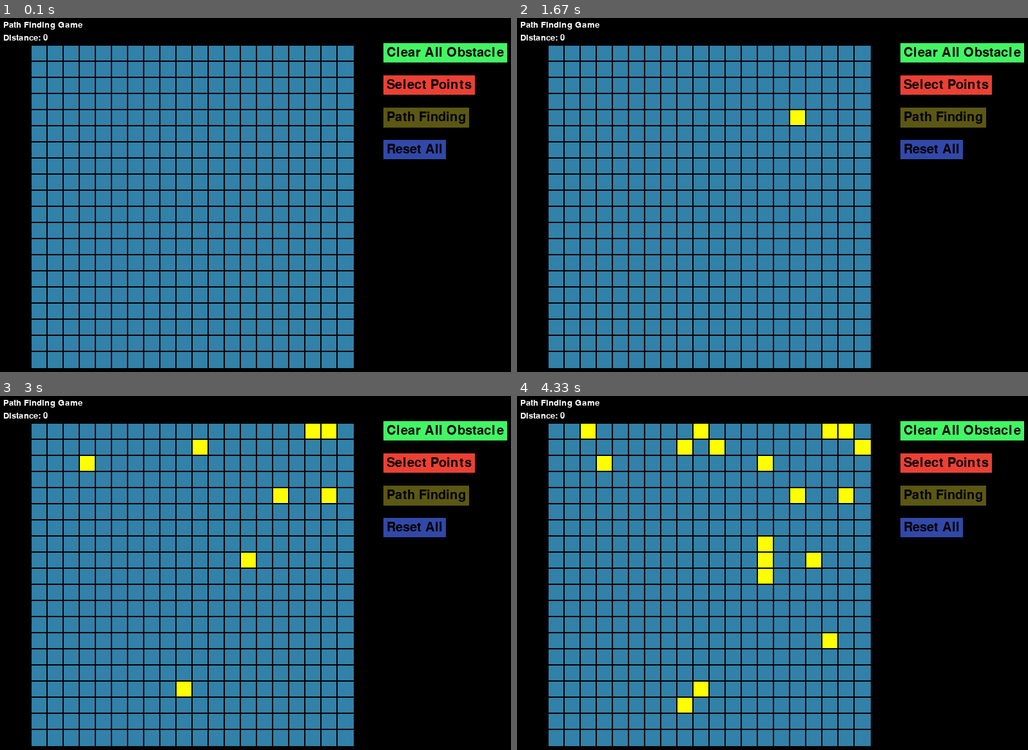
Above: before the commit, frames 1-4 (two rows, left to right).
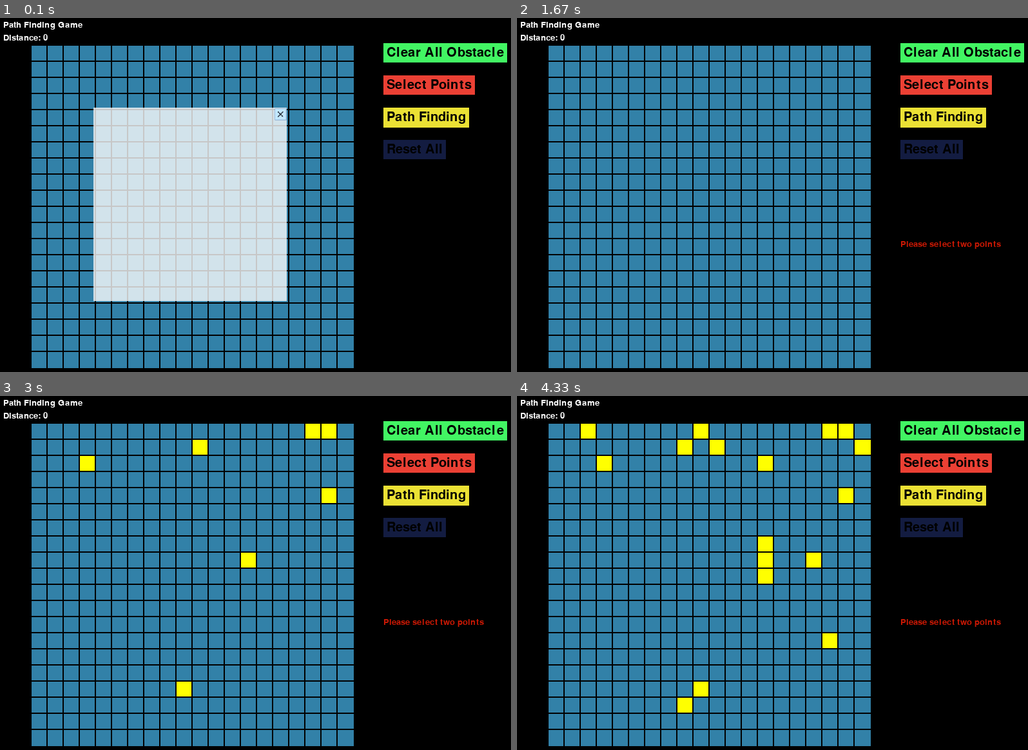
Above: after the commit, the same moments.

Repository: JonathanChan1234/Path-Finding-Python
Game: pygame game, started from ui/PathFindingGame.py
The game is run twice, just before and just after one commit, with the same random seed, the same clock (stepped at 60 frames per second) and the same inputs.
Inputs (mouse positions are in pixels of both pictures, inside the frame that each line leads up to):
- Up to frame 1 (0.1 s): no input
- Up to frame 2 (1.67 s): click (941, 117) at 0.38 s, where only the run after the commit has a clickable "Path Finding"; click (798, 113) at 1.22 s
- Up to frame 3 (3 s): press the mouse at (199, 449) at 1.7 s; move the mouse to (321, 498) at 1.8 s; release the mouse at (444, 551) at 1.93 s; press the mouse at (199, 449) at 2.03 s; move the mouse to (153, 477) at 2.13 s; release the mouse at (102, 509) at 2.27 s; press the mouse at (311, 431) at 2.37 s; move the mouse to (245, 562) at 2.47 s; release the mouse at (178, 696) at 2.6 s; press the mouse at (327, 431) at 2.7 s; move the mouse to (209, 445) at 2.8 s; release the mouse at (86, 463) at 2.93 s
- Up to frame 4 (4.33 s): press the mouse at (700, 431) at 3.03 s; move the mouse to (818, 551) at 3.13 s; release the mouse at (930, 675) at 3.27 s; press the mouse at (588, 431) at 3.37 s; move the mouse to (772, 466) at 3.47 s; release the mouse at (951, 505) at 3.6 s; press the mouse at (864, 449) at 3.7 s; move the mouse to (772, 576) at 3.8 s; release the mouse at (685, 703) at 3.93 s; press the mouse at (685, 449) at 4.03 s; move the mouse to (757, 544) at 4.13 s; release the mouse at (833, 636) at 4.27 s

The runs differ from the first frame. In frame 1, 22% of the frame differs, in the area x 18-92%, y 25-80%; in frame 2, 1.7%; in frame 3, 1.7%; in frame 4, 1.7%.

Commit message:
add game intro dialog and code refactoring

Diff:
--- a/algorithm/AStarNode.py
+++ b/algorithm/AStarNode.py
@@ -40,9 +40,9 @@
 
     def distance_debug(self):
         if self.g == sys.maxsize / 2 and self.h == sys.maxsize / 2:
-            return '(inf)'
+            return '(inf, inf)'
         else:
-            return f'({round(self.get_distance(), 2)})'
+            return f'({round(self.get_g(), 2)}, {round(self.get_h(), 2)})'
 
     def __deepcopy__(self, memodict={}):
         copyNode = AStarNode(self.x, self.y)
--- a/algorithm/astar_grid.py
+++ b/algorithm/astar_grid.py
@@ -68,9 +68,9 @@
     # if unvisited list is not empty and the destination node is not visited yet
     while not unvisited_list.is_empty() and not destination.get_visited():
         debug_unvisited_list(unvisited_list)
-        # the first current node should be the origin
         x, y = unvisited_list.pop()
         current_node = grid[y][x]
+        current_node.set_visited()
         print(f'Current AStarNode {str(current_node)}:')
         for neighbor in neighbors:
             neighbor_x = current_node.x + neighbor['coordinate'][0]
@@ -81,7 +81,7 @@
                                      destination,
                                      neighbor['distance'])
         search_result.append(copy.deepcopy(grid))
-        current_node.set_visited()
+
     path_found = destination.get_visited()
     return path_found, search_result
 
--- a/ui/PathFindingGame.py
+++ b/ui/PathFindingGame.py
@@ -2,6 +2,7 @@
 
 import pygame
 
+from ui_utility.UIDialog import UIDialog
 from ui_utility.UIManager import UIManager
 from ui.PathFindingGrid import PathFindingGrid
 from ui_utility.UIButton import UIButton
@@ -42,6 +43,7 @@
 
         self.messageText = UIText(self.manager, 600, 350, (201, 24, 4), font_size=20,
                                   text="", width=200)
+        self.dialog = UIDialog(self.manager, 300, 300, (255, 255, 255))
 
     def refresh(self):
         # Switch cursor in different mode
@@ -63,21 +65,28 @@
             self.startPathFindButton.set_enabled()
 
         # disable the clear obstacle and set maker button when the animation started
-        if self.grid.animation_started:
+        if self.grid.is_disabled():
             self.clearAllObstacleButton.set_disabled()
             self.setMarkerButton.set_disabled()
-            self.resetGridButton.set_disabled()
+            self.startPathFindButton.set_disabled()
         else:
             self.clearAllObstacleButton.set_enabled()
             self.setMarkerButton.set_enabled()
+            self.startPathFindButton.set_enabled()
+
+        # only enable the reset button when path finding is finished
+        if self.grid.is_path_find_finished():
             self.resetGridButton.set_enabled()
+        else:
+            self.resetGridButton.set_disabled()
 
         self.clock.tick(self.fps)
         pygame.display.update()
 
     def event_handle(self):
         for event in pygame.event.get():
-            self.grid.event_handler(event)
+            if not self.dialog.is_show():
+                self.grid.event_handler(event)
             self.manager.event_handler(event)
             if event.type == pygame.QUIT:
                 self.running = False
@@ -93,10 +102,13 @@
                         self.grid.start_path_find()
                 if event.component_id == self.resetGridButton.component_id:
                     self.grid.reset_grid()
+                if event.component_id == self.dialog.component_id:
+                    print(event)
+                    if event.event == UIDialog.CLOSE_BUTTON_CLICKED:
+                        self.dialog.dismiss()
 
     def switch_mode(self):
         self.grid.switch_mode()
-
 
 
 if __name__ == '__main__':
--- a/ui/PathFindingGrid.py
+++ b/ui/PathFindingGrid.py
@@ -35,7 +35,8 @@
         # True when the player is currently in selecting the origin/destination
         self.select_marker = False
         # The Path Finding is currently in progress
-        self.animation_started = False
+        self.disabled = False
+        self.path_find_finished = False
         self.markers: List[PathFindingNode] = []
         self.search_result: List[List[List[PathFindingNode]]] = []
 
@@ -95,15 +96,23 @@
     def switch_mode(self):
         self.select_marker = not self.select_marker
 
-    def set_animation_started(self, started: bool):
-        self.animation_started = started
+    def set_disabled(self, disabled: bool):
+        self.disabled = disabled
+
+    def is_disabled(self):
+        return self.disabled
+
+    def set_path_find_finished(self, finished: bool):
+        self.path_find_finished = finished
+
+    def is_path_find_finished(self):
+        return self.path_find_finished
 
     def start_path_find(self):
         if len(self.markers) != 2:
             raise Exception("Missing Origin/Destination Point")
-        self.set_animation_started(True)
+        self.set_disabled(True)
         origin, destination = self.markers[0], self.markers[1]
-        pygame.time.delay(2000)
         path_found, self.search_result = a_star(self.grid, origin, destination)
         pygame.time.set_timer(PathFindingGrid.PATH_ANIMATION_ID, 50)
 
@@ -122,7 +131,7 @@
             while next_point.get_previous() is not None:
                 next_point.set_path()
                 next_point = next_point.get_previous()
-            self.set_animation_started(False)
+            self.set_path_find_finished(True)
 
     def copy_grid(self, copy_grid: List[List[AStarNode]]):
         for row in range(len(copy_grid)):
@@ -137,17 +146,19 @@
 
     def reset_grid(self):
         self.init_grid()
+        self.set_disabled(False)
+        self.set_path_find_finished(False)
         self.markers.clear()
         self.search_result.clear()
         pass
 
     def event_handler(self, event):
         if event.type == PathFindingGrid.PATH_ANIMATION_ID and \
-                self.animation_started:
+                self.disabled:
             self.update_grid()
-        if event.type == pygame.MOUSEBUTTONUP and not self.animation_started:
+        if event.type == pygame.MOUSEBUTTONUP and not self.disabled:
             self.select_obstacle = False
-        if event.type == pygame.MOUSEBUTTONDOWN:
+        if event.type == pygame.MOUSEBUTTONDOWN and not self.disabled:
             for row in self.grid:
                 for node in row:
                     if node.check_crash(pygame.mouse.get_pos()):
@@ -161,7 +172,7 @@
 
     def render_node(self, node, window_surface):
         node.render(window_surface)
-        if self.animation_started:
+        if self.disabled:
             return
 
         # Set the node that the player currently hover when these 3 conditions is fulfilled
--- a/ui/PathFindingNode.py
+++ b/ui/PathFindingNode.py
@@ -100,7 +100,8 @@
 
     def set_visited(self):
         AStarNode.set_visited(self)
-        self.state = PathFindingNodeState.VISITED
+        if self.get_visited():
+            self.state = PathFindingNodeState.VISITED
 
     def set_obstacle(self, obstacle: bool = True):
         AStarNode.set_obstacle(self, obstacle)
--- /dev/null
+++ b/ui_utility/UIDialog.py
@@ -0,0 +1,111 @@
+import os
+from typing import Tuple
+
+import pygame
+
+from pygame.sprite import Sprite, LayeredUpdates
+
+from ui_utility.UIComponent import UIComponent
+from ui_utility.UIManager import UIManager
+
+
+class UIDialogText(Sprite):
+    DEFAULT_FONT_SIZE = 20
+    DEFAULT_LINE_SPACING = 5
+
+    def __init__(self,
+                 color: Tuple[int, int, int],
+                 text: str = '',
+                 width: int = 0,  # specific the text width
+                 line_spacing: int = DEFAULT_FONT_SIZE,
+                 font_size=DEFAULT_LINE_SPACING,
+                 font=None):
+        Sprite.__init__(self)
+        self.color = color
+        self.text = text
+        self.width = width
+        self.line_spacing = line_spacing
+        self.font_size = font_size
+        self.font = font
+
+
+
+class UIDialogBackground(Sprite):
+    def __init__(self, width, height, background):
+        Sprite.__init__(self)
+        self.width = width
+        self.height = height
+        self.background = background
+        self.image = pygame.Surface([width, height])
+        self.image.fill(self.background)
+        self.image.set_alpha(200)
+        self.rect = self.image.get_rect(center=(width, height))
+
+    def event_handler(self, event, component_id):
+        pass
+
+
+class UIDialogButton(Sprite):
+    BUTTON_HEIGHT = 20
+    BUTTON_WIDTH = 20
+
+    def __init__(self, x_pos, y_pos):
+        Sprite.__init__(self)
+        self.image = pygame.image.load(os.path.join(os.getcwd(), '../asset/close_button.png'))
+        self.image = pygame.transform.scale(self.image, (UIDialogButton.BUTTON_WIDTH, UIDialogButton.BUTTON_HEIGHT))
+        self.rect = self.image.get_rect()
+        self.rect.topleft = (x_pos, y_pos)
+
+    def event_handler(self, event, component_id):
+        if event.type == pygame.MOUSEBUTTONDOWN and \
+                self.rect.collidepoint(pygame.mouse.get_pos()):
+            pygame.event.post(pygame.event.Event(UIManager.BUTTON_EVENT_ID, {'component_id': component_id,
+                                                                             'event': UIDialog.CLOSE_BUTTON_CLICKED}))
+
+
+class UIDialog(UIComponent, LayeredUpdates):
+    # event
+    CLOSE_BUTTON_CLICKED = "CLOSE_BUTTON_CLICKED"
+
+    def __init__(self,
+                 manager: UIManager,
+                 width: int,
+                 height: int,
+                 background: Tuple[int, int, int]):
+        if height < 200:
+            raise Exception('The height of UI Dialog must be larger than 200')
+        if width < 200:
+            raise Exception('The width of UI Dialog must be larger than 200')
+
+        self.show = True
+
+        # initialize components inside the UI Dialog
+        self.background = UIDialogBackground(width, height, background)
+        top, right = self.background.rect.topright
+        self.close_button = UIDialogButton(top - UIDialogButton.BUTTON_WIDTH, right)
+        LayeredUpdates.__init__(self, [self.background, self.close_button])
+
+        # added to the UI Manager
+        manager.add_element(self)
+        self.component_id = manager.assign_id()
+
+    def dismiss(self):
+        self.show = False
+
+    def show(self):
+        self.show = True
+
+    def is_show(self) -> bool:
+        return self.show
+
+    def event_handler(self, event):
+        for sprite in self.sprites():
+            child_event_handler = hasattr(sprite, 'event_handler')
+            if child_event_handler and callable(sprite.event_handler):
+                sprite.event_handler(event, self.component_id)
+            else:
+                raise Exception('All child components in UIDialog must implement event_handler function')
+
+    def render(self, window_surface: pygame.Surface):
+        if self.show:
+            self.draw(window_surface)
Binary file added: asset/close_button.png
